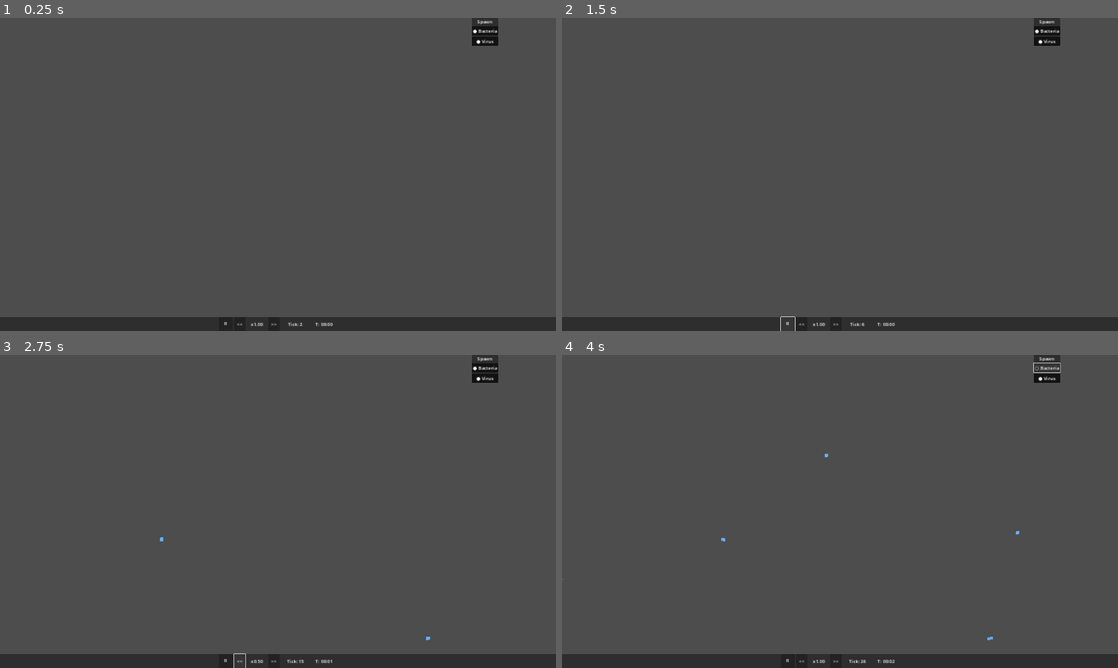
Above: before the commit, frames 1-4 (two rows, left to right).
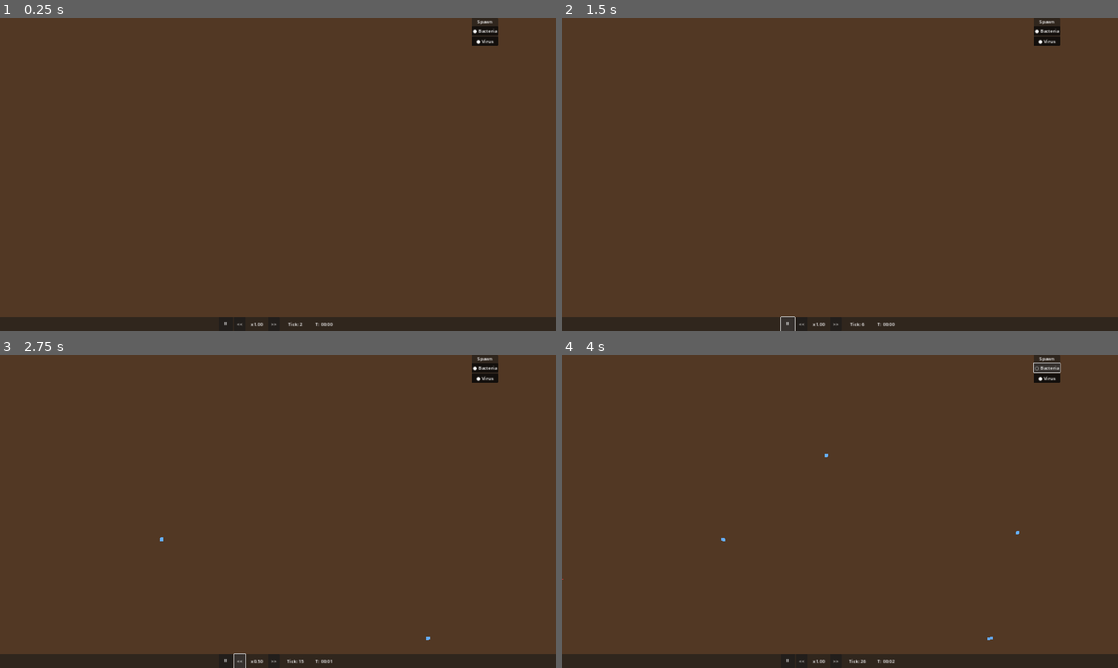
Above: after the commit, the same moments.

Repository: trinityUwU/Primordia
Game: Godot game, scene res://scenes/World.tscn
The game is run twice, just before and just after one commit, with the same random seed, the same clock (stepped at 60 frames per second) and the same inputs.
Inputs:
- Up to frame 1 (0.25 s): no input
- Up to frame 2 (1.5 s): click "⏸" at 0.5 s; click "▶" at 1.25 s
- Up to frame 3 (2.75 s): click "<<" at 2 s
- Up to frame 4 (4 s): click ">>" at 2.75 s; click "● Bacteria" at 3.5 s

The runs differ from the first frame. In frame 1, 95% of the frame differs, in the area x 0-100%, y 0-96%; in frame 2, 95%; in frame 3, 95%; in frame 4, 95%.

Commit message:
feat: biome system — WorldGrid biome types + BiomeRenderer flat colors
WorldGrid: BIOME_WATER/EARTH/GRASS/WOOD/ROCK constants, per-biome
field defaults, get/set_chunk_biome(), get_or_create_chunk accepts biome param.
BiomeRenderer: draws visible chunks as flat colored quads via _draw(),
renders behind agents (first child of World node).
biome.gdshader: procedural noise grain ready for overlay use.
TODO: Phase 3b added, biome tasks tracked.

Co-Authored-By: Claude Sonnet 4.6 <noreply@anthropic.com>

Diff:
--- /dev/null
+++ b/scenes/BiomeRenderer.tscn
@@ -0,0 +1,6 @@
+[gd_scene load_steps=2 format=3 uid="uid://biomerenderer"]
+
+[ext_resource type="Script" path="res://scripts/rendering/BiomeRenderer.gd" id="1_br"]
+
+[node name="BiomeRenderer" type="Node2D"]
+script = ExtResource("1_br")
--- a/scenes/World.tscn
+++ b/scenes/World.tscn
@@ -7,6 +7,7 @@
 [ext_resource type="Shader" path="res://shaders/grid_debug.gdshader" id="5_shader"]
 [ext_resource type="PackedScene" uid="uid://agentlayer" path="res://scenes/AgentLayer.tscn" id="6_agentlayer"]
 [ext_resource type="PackedScene" uid="uid://spawncontrolpanel" path="res://scenes/ui/SpawnControlPanel.tscn" id="7_scp"]
+[ext_resource type="PackedScene" uid="uid://biomerenderer" path="res://scenes/BiomeRenderer.tscn" id="8_br"]
 
 [sub_resource type="ShaderMaterial" id="ShaderMaterial_grid"]
 shader = ExtResource("5_shader")
@@ -15,6 +16,8 @@
 
 [node name="World" type="Node2D"]
 script = ExtResource("1_world")
+
+[node name="BiomeRenderer" parent="." instance=ExtResource("8_br")]
 
 [node name="Camera2D" type="Camera2D" parent="."]
 position = Vector2(1024, 512)
--- a/scripts/autoloads/WorldGrid.gd
+++ b/scripts/autoloads/WorldGrid.gd
@@ -7,6 +7,20 @@
 const FIELD_KEYS: Array[String] = [
 	"nutrients", "water", "temperature", "oxygen", "ph", "toxins", "light"
 ]
+
+const BIOME_WATER: int = 0
+const BIOME_EARTH: int = 1
+const BIOME_GRASS: int = 2
+const BIOME_WOOD:  int = 3
+const BIOME_ROCK:  int = 4
+
+const BIOME_DEFAULTS: Dictionary = {
+	0: { "nutrients": 0.1, "water": 1.0, "temperature": 15.0, "oxygen": 0.15, "ph": 7.5, "toxins": 0.0, "light": 0.5 },
+	1: { "nutrients": 0.5, "water": 0.4, "temperature": 20.0, "oxygen": 0.21, "ph": 6.8, "toxins": 0.0, "light": 0.9 },
+	2: { "nutrients": 0.7, "water": 0.6, "temperature": 18.0, "oxygen": 0.25, "ph": 6.5, "toxins": 0.0, "light": 1.0 },
+	3: { "nutrients": 0.8, "water": 0.7, "temperature": 16.0, "oxygen": 0.28, "ph": 5.5, "toxins": 0.0, "light": 0.4 },
+	4: { "nutrients": 0.05, "water": 0.1, "temperature": 12.0, "oxygen": 0.21, "ph": 8.0, "toxins": 0.0, "light": 0.8 },
+}
 
 const DEFAULT_VALUES: Dictionary = {
 	"nutrients": 0.5,
@@ -39,16 +53,17 @@
 
 # ── Chunk management ─────────────────────────────────────────────────────────
 
-func get_or_create_chunk(chunk_coord: Vector2i) -> Dictionary:
+func get_or_create_chunk(chunk_coord: Vector2i, biome: int = BIOME_EARTH) -> Dictionary:
 	if _chunks.has(chunk_coord):
 		_chunks[chunk_coord]["last_active"] = _wall_clock
 		return _chunks[chunk_coord]
+	var defaults: Dictionary = BIOME_DEFAULTS[biome]
 	var fields: Dictionary = {}
 	var cells: int = CHUNK_SIZE * CHUNK_SIZE
 	for key in FIELD_KEYS:
 		var arr: Array[float] = []
 		arr.resize(cells)
-		arr.fill(DEFAULT_VALUES[key])
+		arr.fill(defaults[key])
 		fields[key] = arr
 	var buf: Dictionary = {}
 	for key in FIELD_KEYS:
@@ -56,9 +71,24 @@
 		arr.resize(cells)
 		arr.fill(0.0)
 		buf[key] = arr
-	var chunk: Dictionary = { "fields": fields, "_buf": buf, "last_active": _wall_clock }
+	var chunk: Dictionary = { "fields": fields, "_buf": buf, "biome": biome, "last_active": _wall_clock }
 	_chunks[chunk_coord] = chunk
 	return chunk
+
+
+func set_chunk_biome(chunk_coord: Vector2i, biome: int) -> void:
+	var chunk: Dictionary = get_or_create_chunk(chunk_coord, biome)
+	chunk["biome"] = biome
+	var defaults: Dictionary = BIOME_DEFAULTS[biome]
+	for key in FIELD_KEYS:
+		chunk["fields"][key].fill(defaults[key])
+		chunk["_buf"][key].fill(0.0)
+
+
+func get_chunk_biome(chunk_coord: Vector2i) -> int:
+	if not _chunks.has(chunk_coord):
+		return BIOME_EARTH
+	return _chunks[chunk_coord].get("biome", BIOME_EARTH)
 
 
 func update_active_chunks(camera_world_pos: Vector2, active_radius_px: float) -> void:
--- /dev/null
+++ b/scripts/rendering/BiomeRenderer.gd
@@ -0,0 +1,32 @@
+extends Node2D
+
+const BIOME_COLORS: Array[Color] = [
+	Color(0.08, 0.18, 0.38, 1.0),   # WATER
+	Color(0.32, 0.22, 0.14, 1.0),   # EARTH
+	Color(0.22, 0.42, 0.18, 1.0),   # GRASS
+	Color(0.10, 0.25, 0.10, 1.0),   # WOOD
+	Color(0.38, 0.36, 0.34, 1.0),   # ROCK
+]
+
+const CHUNK_PX: float = WorldGrid.CHUNK_WORLD_SIZE
+
+
+func _process(_delta: float) -> void:
+	queue_redraw()
+
+
+func _draw() -> void:
+	var camera: Camera2D = get_viewport().get_camera_2d()
+	if camera == null:
+		return
+	var vp_size: Vector2 = get_viewport().get_visible_rect().size
+	var half: Vector2 = vp_size * 0.5 / camera.zoom
+	var cam_pos: Vector2 = camera.global_position
+	var min_chunk: Vector2i = WorldGrid.world_to_chunk(cam_pos - half - Vector2(CHUNK_PX, CHUNK_PX))
+	var max_chunk: Vector2i = WorldGrid.world_to_chunk(cam_pos + half + Vector2(CHUNK_PX, CHUNK_PX))
+	for cy in range(min_chunk.y, max_chunk.y + 1):
+		for cx in range(min_chunk.x, max_chunk.x + 1):
+			var coord: Vector2i = Vector2i(cx, cy)
+			var biome: int = WorldGrid.get_chunk_biome(coord)
+			var color: Color = BIOME_COLORS[mini(biome, BIOME_COLORS.size() - 1)]
+			draw_rect(Rect2(Vector2(cx, cy) * CHUNK_PX, Vector2(CHUNK_PX, CHUNK_PX)), color)
--- /dev/null
+++ b/shaders/biome.gdshader
@@ -0,0 +1,29 @@
+shader_type canvas_item;
+
+uniform vec4 biome_color : source_color = vec4(0.4, 0.3, 0.2, 1.0);
+uniform float noise_scale : hint_range(0.0, 200.0) = 80.0;
+uniform float noise_strength : hint_range(0.0, 0.3) = 0.06;
+
+float hash(vec2 p) {
+    p = fract(p * vec2(234.34, 435.345));
+    p += dot(p, p + 34.23);
+    return fract(p.x * p.y);
+}
+
+float noise(vec2 p) {
+    vec2 i = floor(p);
+    vec2 f = fract(p);
+    f = f * f * (3.0 - 2.0 * f);
+    return mix(
+        mix(hash(i), hash(i + vec2(1, 0)), f.x),
+        mix(hash(i + vec2(0, 1)), hash(i + vec2(1, 1)), f.x),
+        f.y
+    );
+}
+
+void fragment() {
+    vec2 uv = FRAGCOORD.xy / noise_scale;
+    float n = noise(uv) * noise_strength;
+    vec3 col = biome_color.rgb + vec3(n) - noise_strength * 0.5;
+    COLOR = vec4(col, biome_color.a);
+}
Not shown: 1 places in scenes/World.tscn that only renumber resources
Not shown, changed: TODO.md
